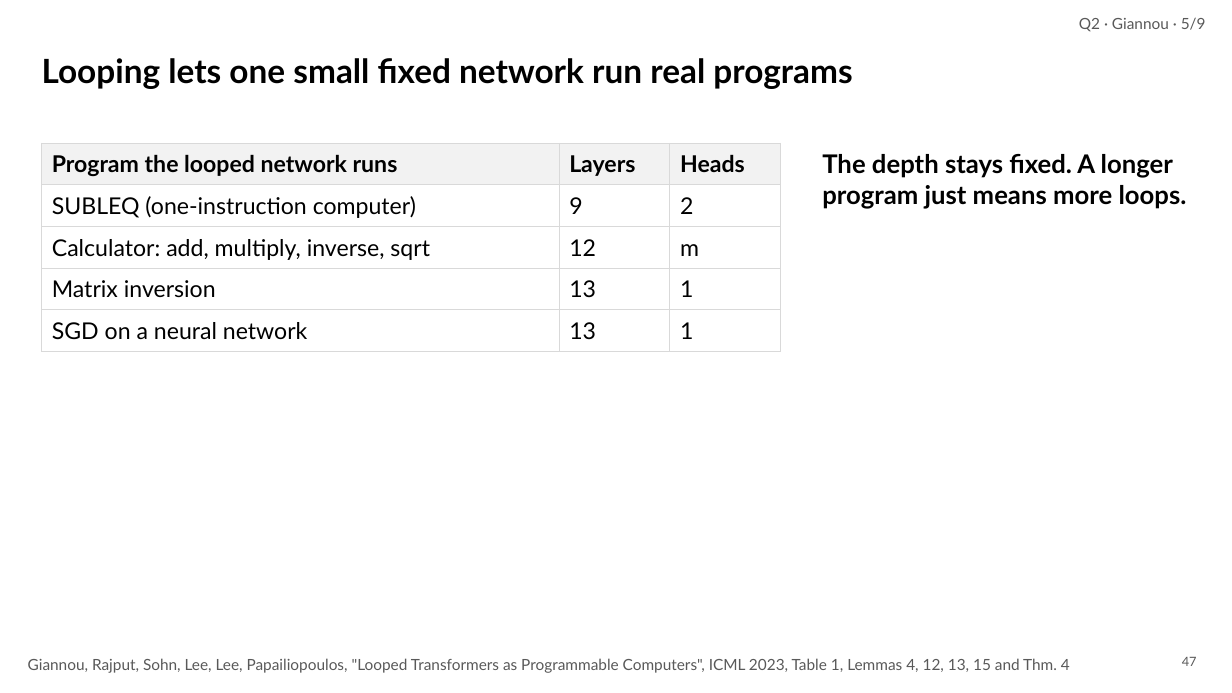
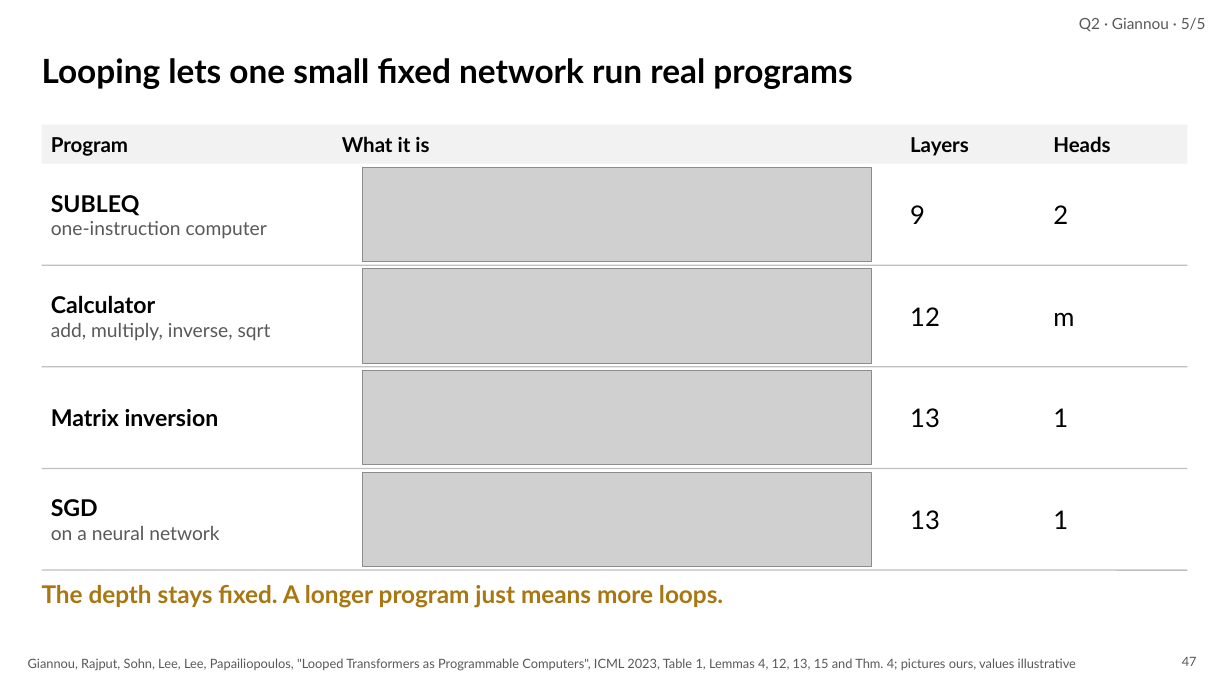
Before and after one commit to irregular6612/agi-hw2, a slide deck: slide 47 of build/out/looped-transformers.pptx. Drawn at 1232x693 pixels with LibreOffice and Linux fonts; fonts in the diff are those of the drawing; grey boxes stand for pictures. Boxes give left, top, right and bottom in pixels: in the first picture for what was removed or moved away, otherwise in the second. Text is boxed around its words. In the diff, an @@ line names an element or a change of style, - is before the commit and + after.

```diff
--- a/build/out/looped-transformers.pptx
+++ b/build/out/looped-transformers.pptx
@@ text at bbox=[1079, 17, 1206, 32]: text changed @@
-Q2 · Giannou · 5/9
+Q2 · Giannou · 5/5
@@ table removed at bbox=[42, 143, 781, 344], 5 rows, 3 columns @@
-Program the looped network runs | Layers | Heads
-SUBLEQ (one-instruction computer) | 9 | 2
-Calculator: add, multiply, inverse, sqrt | 12 | m
-Matrix inversion | 13 | 1
-SGD on a neural network | 13 | 1
@@ rectangle added at bbox=[42, 125, 1188, 164], fill #F2F2F2 @@
@@ text added at bbox=[51, 137, 128, 156], 16 pt, text #000000, bold @@
+Program
@@ text added at bbox=[342, 136, 429, 152], 16 pt, text #000000, bold @@
+What it is
@@ text added at bbox=[910, 137, 969, 156], 16 pt, text #000000, bold @@
+Layers
@@ text added at bbox=[1053, 136, 1110, 152], 16 pt, text #000000, bold @@
+Heads
@@ picture added at bbox=[362, 167, 872, 262] @@
@@ text added at bbox=[51, 195, 267, 239], 15 pt, text #595959 @@
+SUBLEQ
+one-instruction computer
@@ text added at bbox=[910, 205, 925, 224], 20 pt, text #000000 @@
+9
@@ text added at bbox=[1053, 205, 1068, 224], 20 pt, text #000000 @@
+2
@@ line added from (42, 265) to (1188, 265), #BFBFBF 1 pt @@
@@ picture added at bbox=[362, 269, 872, 363] @@
@@ text added at bbox=[51, 295, 271, 341], 15 pt, text #595959 @@
+Calculator
+add, multiply, inverse, sqrt
@@ text added at bbox=[910, 307, 940, 326], 20 pt, text #000000 @@
+12
@@ text added at bbox=[1053, 312, 1074, 326], 20 pt, text #000000 @@
+m
@@ line added from (42, 367) to (1188, 367), #BFBFBF 1 pt @@
@@ picture added at bbox=[362, 371, 872, 465] @@
@@ text added at bbox=[51, 409, 219, 427], 18 pt, text #000000, bold @@
+Matrix inversion
@@ text added at bbox=[910, 408, 940, 428], 20 pt, text #000000 @@
+13
@@ text added at bbox=[1053, 408, 1068, 427], 20 pt, text #000000 @@
+1
@@ line added from (42, 469) to (1188, 469), #BFBFBF 1 pt @@
@@ picture added at bbox=[362, 472, 872, 567] @@
@@ text added at bbox=[51, 499, 219, 540], 15 pt, text #595959 @@
+SGD
+on a neural network
@@ text added at bbox=[910, 510, 940, 530], 20 pt, text #000000 @@
+13
@@ text added at bbox=[1053, 510, 1068, 529], 20 pt, text #000000 @@
+1
@@ text "The depth stays fixed. A ...": place and size @@
-text "The depth stays fixed. A ..." at bbox=[822, 154, 1187, 209]
+text "The depth stays fixed. A ..." at bbox=[42, 585, 723, 608]
@@ text "The depth stays fixed. A ..." at bbox=[42, 585, 723, 608]: size 20 to 19 pt, text colour #000000 to #A87712 @@
@@ line added from (42, 570) to (1188, 570), #BFBFBF 1 pt @@
@@ text at bbox=[28, 658, 1076, 671]: text changed; size 12 to 10 pt @@
-Giannou, Rajput, Sohn, Lee, Lee, Papailiopoulos, "Looped Transformers as Programmable Computers", ICML 2023, Table 1, Lemmas 4, 12, 13, 15 and Thm. 4
+Giannou, Rajput, Sohn, Lee, Lee, Papailiopoulos, "Looped Transformers as Programmable Computers", ICML 2023, Table 1, Lemmas 4, 12, 13, 15 and Thm. 4; pictures ours, values illustrative
```
Also in this commit, not shown: 4 other slides changed, 4 slides removed, 10 other files.
